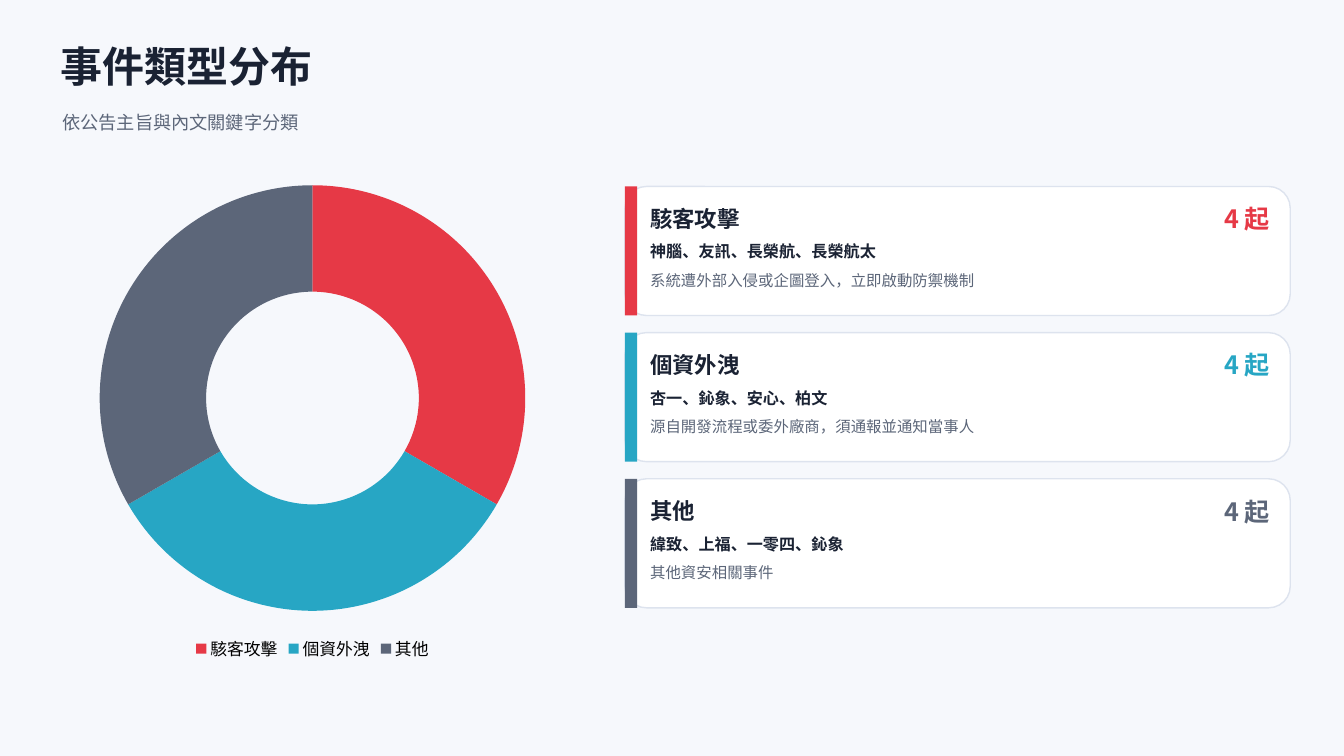
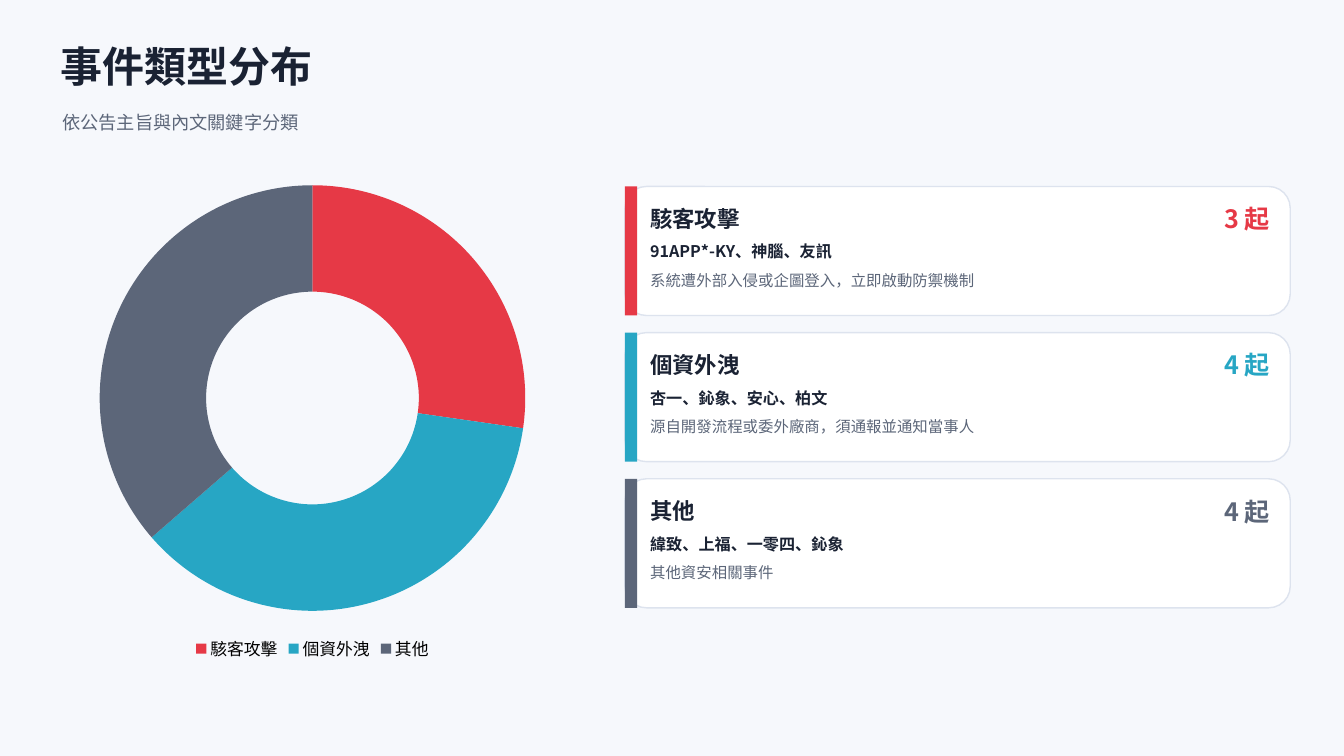
Before and after one commit to Johnnylin77/mops-isec-monitor, a slide deck: slide 3 of 資安事件因應分析.pptx. Drawn at 1344x756 pixels with LibreOffice and Linux fonts; fonts in the diff are those of the drawing. Boxes give left, top, right and bottom in pixels: in the first picture for what was removed or moved away, otherwise in the second. Text is boxed around its words. In the diff, an @@ line names an element or a change of style, - is before the commit and + after.

```diff
--- a/資安事件因應分析.pptx
+++ b/資安事件因應分析.pptx
@@ doughnut chart at (x1=50, y1=171, x2=575, y2=665) @@
@@ Series 1, 駭客攻擊: 33 to 27 @@
@@ Series 1, 個資外洩: 33 to 36 @@
@@ Series 1, 其他: 33 to 36 @@
@@ text at (x1=1224, y1=206, x2=1270, y2=231): text changed @@
-4 起
+3 起
@@ text at (x1=650, y1=243, x2=832, y2=259): text changed @@
-神腦、友訊、長榮航、長榮航太
+91APP*-KY、神腦、友訊
```
Also in this commit, not shown: 6 other slides changed, 2 other files.
